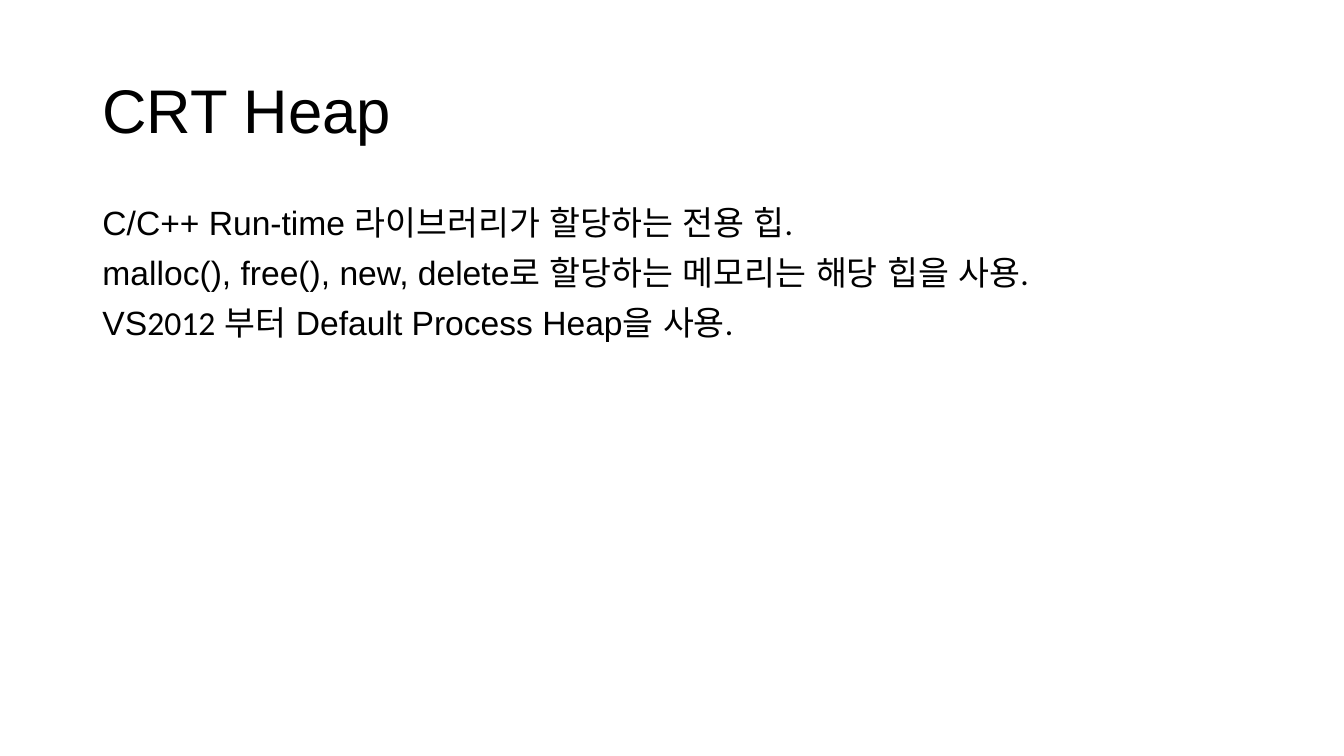
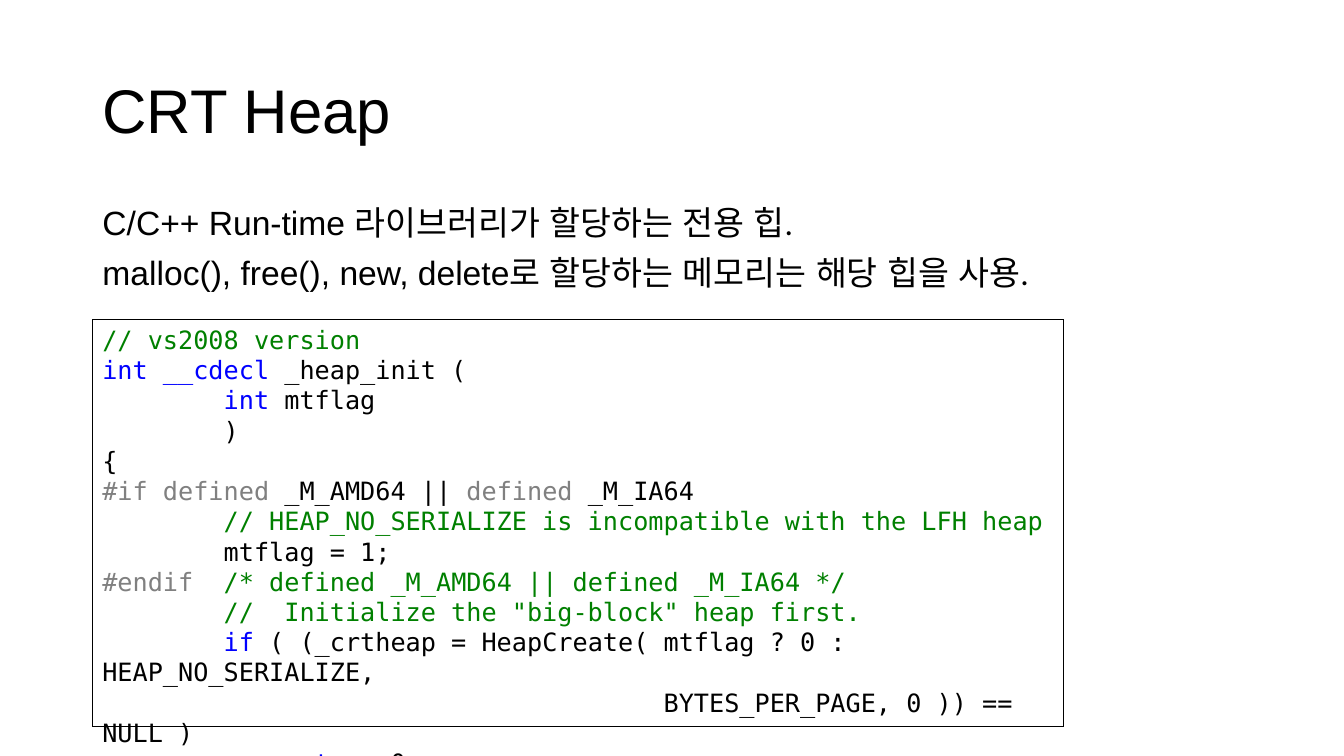
Before and after one commit to CppKorea/OptimizedCppStudy, a slide deck: slide 4 of 13th Study/Optimized C++ Study - Chapter 13, Optimize Memory Management.pptx. Drawn at 1344x756 pixels with LibreOffice and Linux fonts; fonts in the diff are those of the drawing. Boxes give left, top, right and bottom in pixels: in the first picture for what was removed or moved away, otherwise in the second. Text is boxed around its words. In the diff, an @@ line names an element or a change of style, - is before the commit and + after.

Commit message:
Update ppt

```diff
--- a/13th Study/Optimized C++ Study - Chapter 13, Optimize Memory Management.pptx
+++ b/13th Study/Optimized C++ Study - Chapter 13, Optimize Memory Management.pptx
@@ rectangle added at <box>93,320,1065,727</box>, outline #000000 0.75 pt, 18 pt, text #008000 @@
+// vs2008 version
+int __cdecl _heap_init (
+int mtflag
+)
+{
+#if defined _M_AMD64 || defined _M_IA64
+// HEAP_NO_SERIALIZE is incompatible with the LFH heap
+mtflag = 1;
+#endif /* defined _M_AMD64 || defined _M_IA64 */
+// Initialize the "big-block" heap first.
+if ( (_crtheap = HeapCreate( mtflag ? 0 : HEAP_NO_SERIALIZE,
+BYTES_PER_PAGE, 0 )) == NULL )
+return 0;
@@ text at <box>102,307,733,342</box>: paragraph removed @@
-VS2012 부터 Default Process Heap을 사용.
```
Also in this commit, not shown: 4 other slides changed, 5 slides added.
